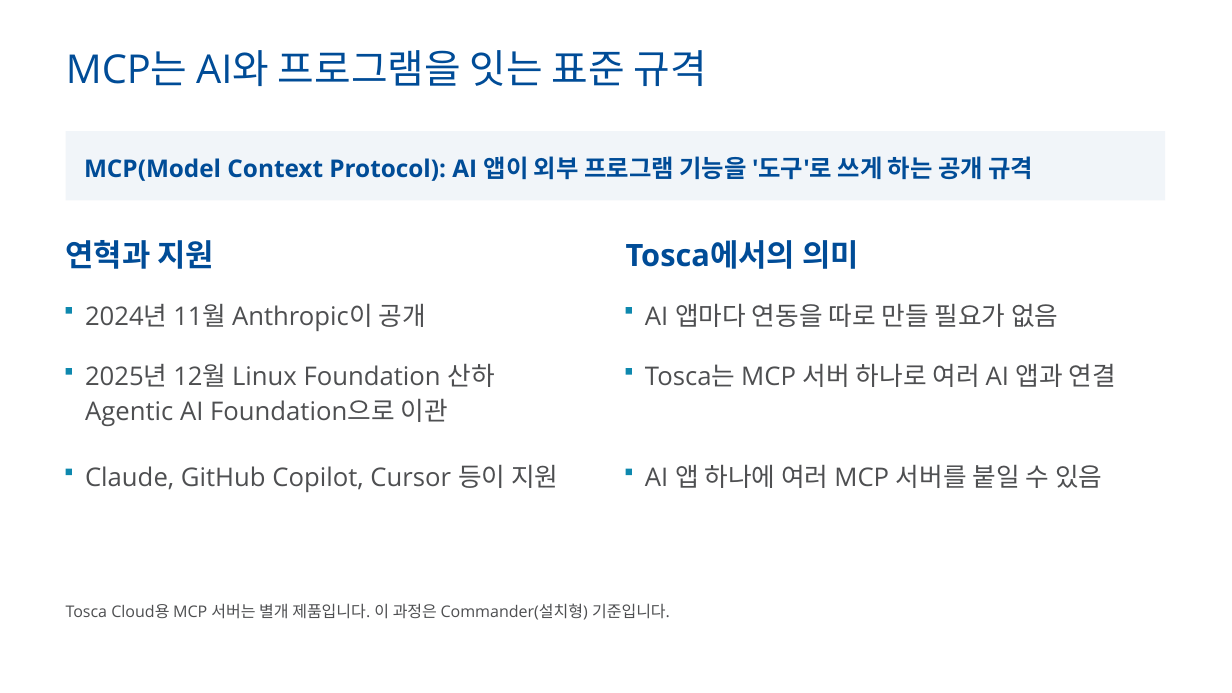
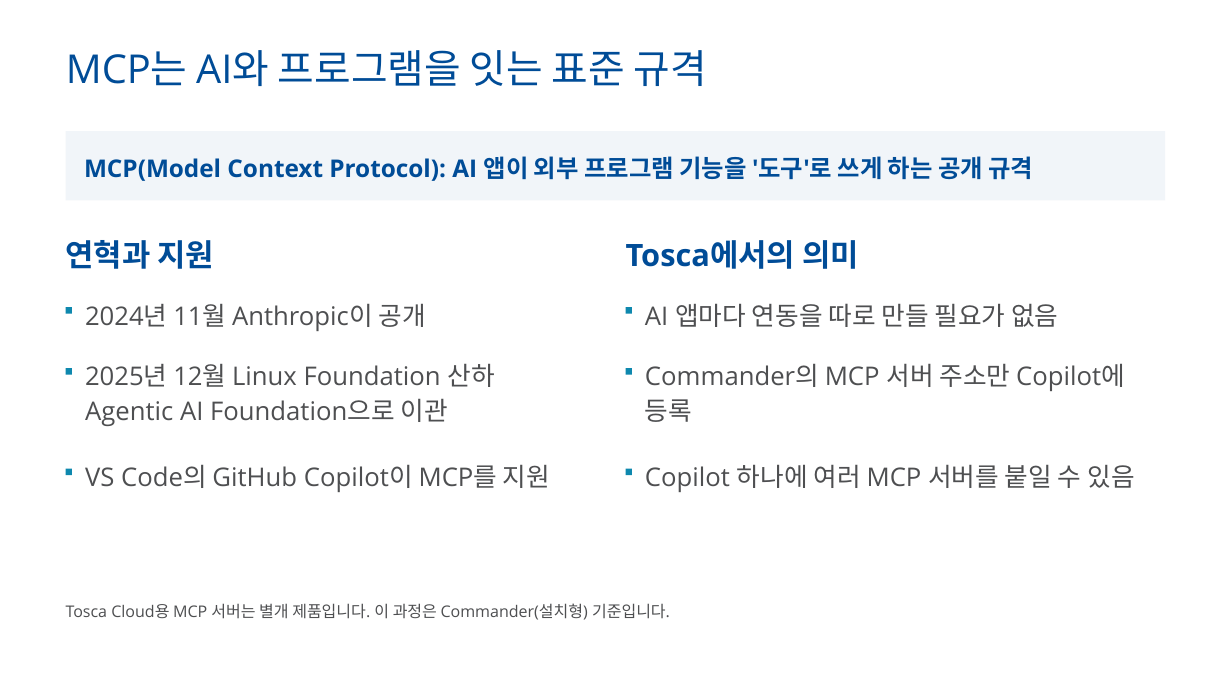
Before and after one commit to tjkim0725/Agent, a slide deck: slide 7 of tosca-mcp-training/Tosca_Commander_MCP_교육자료.pptx. Drawn at 1232x693 pixels with LibreOffice and Linux fonts; fonts in the diff are those of the drawing; background and template pictures are left out. Boxes give left, top, right and bottom in pixels: in the first picture for what was removed or moved away, otherwise in the second. Text is boxed around its words. In the diff, an @@ line names an element or a change of style, - is before the commit and + after.

```diff
--- a/tosca-mcp-training/Tosca_Commander_MCP_교육자료.pptx
+++ b/tosca-mcp-training/Tosca_Commander_MCP_교육자료.pptx
@@ text at [645,363,1125,422]: text changed @@
-Tosca는 MCP 서버 하나로 여러 AI 앱과 연결
+Commander의 MCP 서버 주소만 Copilot에 등록
@@ text at [85,464,550,492]: text changed @@
-Claude, GitHub Copilot, Cursor 등이 지원
+VS Code의 GitHub Copilot이 MCP를 지원
@@ text at [645,464,1134,492]: text changed @@
-AI 앱 하나에 여러 MCP 서버를 붙일 수 있음
+Copilot 하나에 여러 MCP 서버를 붙일 수 있음
```
Also in this commit, not shown: 35 other slides changed, 7 slides added, 7 slides removed, 8 other files.
